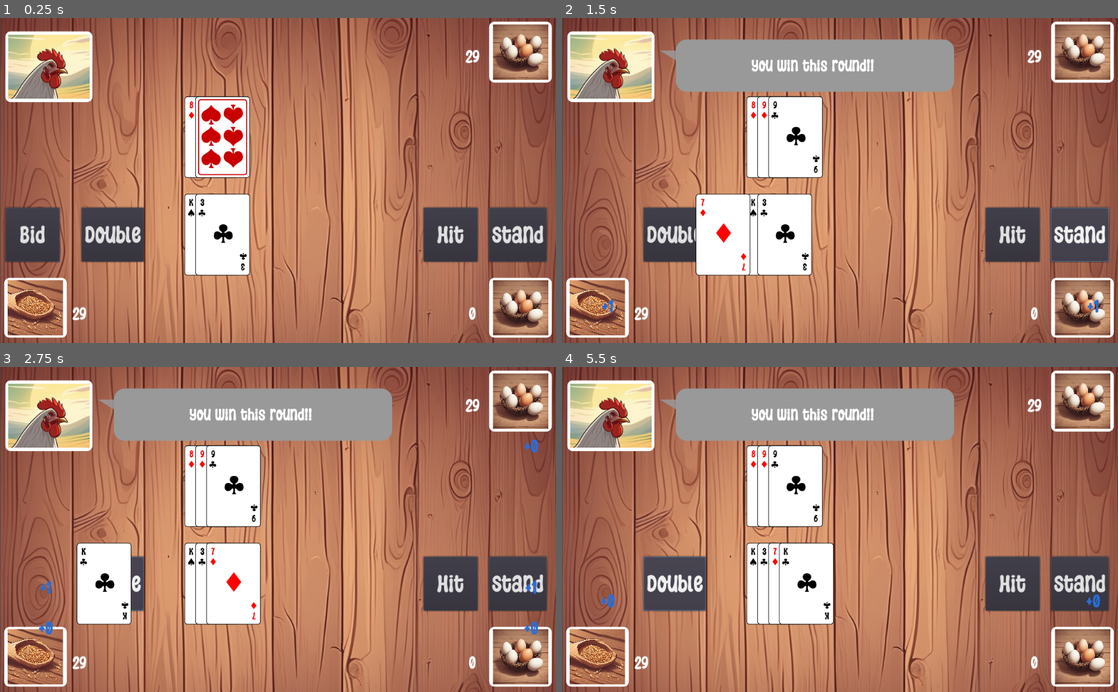
Above: before the commit, frames 1-4 (two rows, left to right).
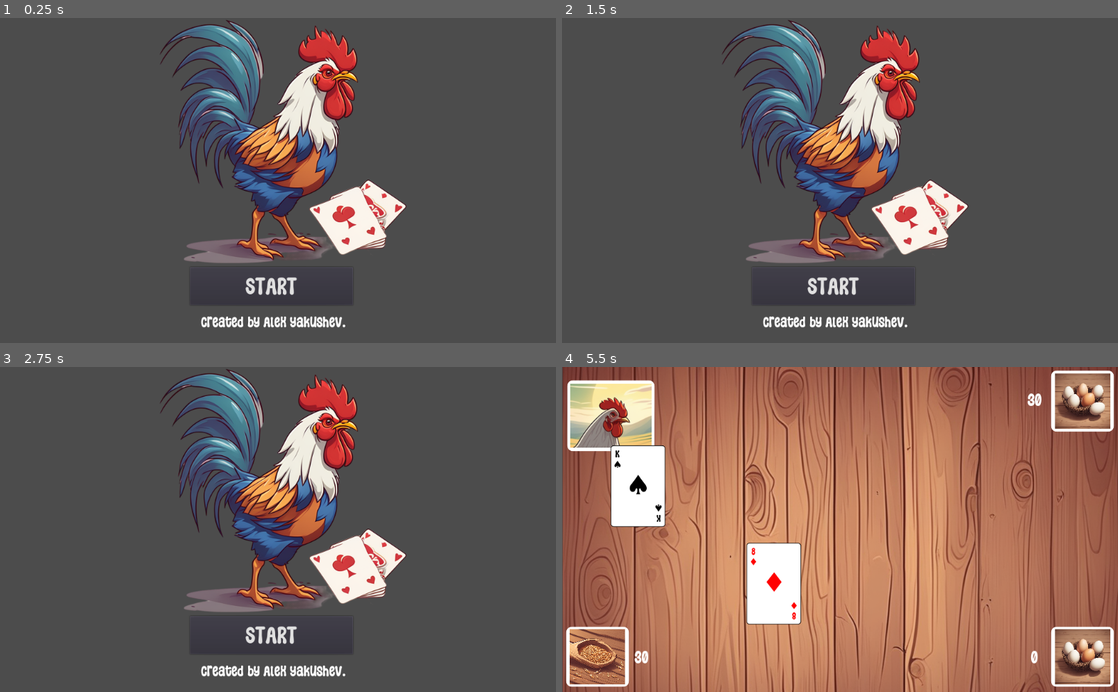
Above: after the commit, the same moments.

Repository: yakushev85/BlackJackWithChicken
Game: Godot game, scene res://StartScreen.tscn
The game is run twice, just before and just after one commit, with the same random seed, the same clock (stepped at 60 frames per second) and the same inputs. Before the commit the project starts from res://GameTable.tscn.
Inputs (mouse positions are in pixels of both pictures, inside the frame that each line leads up to):
- Up to frame 1 (0.25 s): no input
- Up to frame 2 (1.5 s): click (1012, 235) at 0.5 s, where only the run before the commit has a clickable "Hit"; click (1079, 235) at 1.25 s, where only the run before the commit has a clickable "Stand"
- Up to frame 3 (2.75 s): click (111, 584) at 2 s, where only the run before the commit has a clickable "Double"
- Up to frame 4 (5.5 s): click (834, 633) at 2.75 s, where only the run after the commit has a clickable "START"; click (1012, 584) at 3.5 s, where only the run before the commit has a clickable "Hit"; click (1079, 584) at 4.25 s, where only the run before the commit has a clickable "Stand"; click (673, 584) at 5 s, where only the run before the commit has a clickable "Double"

The runs differ from the first frame. In frame 1, 94% of the frame differs, in the area x 0-100%, y 0-100%; in frame 2, 96%; in frame 3, 96%; in frame 4, 22%.

Commit message:
add start screen, logic for animation queue

Diff:
--- a/app/GameTable.gd
+++ b/app/GameTable.gd
@@ -19,6 +19,8 @@
 
 var all_bids = []
 
+var do_array = []
+
 var chicken_bid_value = 0
 var player_bid_value = 0
 
@@ -31,22 +33,110 @@
 
 func _ready():
 	randomize()
-	$ControlsUI/SayBox.visible = false
+	$ControlsUI/SayBox.hide()
+	$ControlsUI/AllButtons.hide()
 	init_round()
 
 func init_round():
+	show_message("Let's play, human!")
 	is_first_turn = true
+	is_not_doubled = true
 	init_deck()
-	init_cards()
-	init_player_bids()
-	init_chicken_bids()
+
+	do_array = ["player_card:2", "chicken_card:2", "player_bid:2", "chicken_bid:2", "show_buttons:1"]
+	exec_do_array()
+
+
+func exec_do_array():
+	var exec_el = do_array.pop_front()
+
+	if exec_el == null:
+		return
+
+	var exec_el_params = str(exec_el).split(":")
+	var func_exec = exec_el_params[0]
+	var func_timeout = int(exec_el_params[1])
+
+	if func_exec == "player_card":
+		do_player_card()
+	elif func_exec == "chicken_card":
+		do_chicken_card()
+	elif func_exec == "player_bid":
+		do_player_bid()
+	elif func_exec == "chicken_bid":
+		do_chicken_bid()
+	elif func_exec == "chicken_turn":
+		do_chicken_turn()
+	elif func_exec == "show_buttons":
+		do_show_buttons()
+	else:
+		print("Unknown func in exec_array: ", func_exec)
+		return
+
+	$TimersGroup/GameStepTimer.wait_time = func_timeout
+	$TimersGroup/GameStepTimer.start()
+
+
+# **************************
+# start section for do funcs
+# **************************
+func do_player_bid():
+	add_bid($PlayerBidHolder, player_bid_value, player_bid_item_type)
+	player_grains = player_grains - 1
+	show_message_hint($ControlsUI/PlayerGrains, -1, false)
+	player_bid_value = player_bid_value + 1
 	update_values()
-	show_allbuttons()
-
-
-func show_allbuttons():
+
+
+func do_chicken_bid():
+	add_bid($ChickenBidHolder, chicken_bid_value, chicken_bid_item_type, -300)
+	chicken_eggs = chicken_eggs - 1
+	show_message_hint($ControlsUI/ChickenEggs, -1)
+	chicken_bid_value = chicken_bid_value + 1
+	update_values()
+
+
+func do_player_card():
+	player_cards.append(add_card($PlayerCardHolder, player_cards.size(), get_card_from_deck(), true))
+	player_cards[player_cards.size()-1].set_bstatus(false)
+
+
+func do_chicken_card():
+	chicken_cards.append(add_card($ChickenCardHolder, chicken_cards.size(), get_card_from_deck(), true))
+	chicken_cards[chicken_cards.size()-1].set_bstatus(false)
+
+
+func do_chicken_turn():
+	var player_card_sum = get_cards_sum(player_cards)
+	var chicken_card_sum = get_cards_sum(chicken_cards)
+
+	if chicken_card_sum < 0:
+		player_win_round()
+		return
+
+	if chicken_card_sum > 0 and chicken_card_sum < player_card_sum:
+		do_array.append("chicken_card:2")
+		do_array.append("chicken_turn:1")
+		return
+	else:
+		chicken_win_round()
+
+
+func do_show_buttons():
 	$ControlsUI/AllButtons.show()
-	$ControlsUI/AllButtons/BidButton.show()
+
+	if is_first_turn:
+		$ControlsUI/AllButtons/BidButton.show()
+	else:
+		$ControlsUI/AllButtons/BidButton.hide()
+
+	if is_not_doubled:
+		$ControlsUI/AllButtons/DoubleButton.show()
+	else:
+		$ControlsUI/AllButtons/DoubleButton.hide()
+# **************************
+# end section for do funcs
+# **************************
 
 
 func update_values():
@@ -92,15 +182,6 @@
 	return card
 
 
-func init_cards():
-	for i in range(2):
-		chicken_cards.append(add_card($ChickenCardHolder, i, get_card_from_deck()))
-		player_cards.append(add_card($PlayerCardHolder, i, get_card_from_deck()))
-		player_cards[i].set_bstatus(false)
-
-	chicken_cards[0].set_bstatus(false)
-
-
 func get_cards_sum(acards):
 	var asum = [0, ]
 
@@ -122,6 +203,7 @@
 			rsum = asum[i]
 
 	return rsum
+
 
 func add_bid(bid_holder, bid_index, bit_type, start_y=300):
 	var bid_item = bit_type.instance()
@@ -132,20 +214,6 @@
 	bid_item.move_to(Vector2(bid_item.position.x, 0))
 
 
-func init_player_bids():
-	player_bid_value = 0
-	add_bid($PlayerBidHolder, 0, player_bid_item_type)
-	player_grains = player_grains - 1
-	player_bid_value = player_bid_value + 1
-
-
-func init_chicken_bids():
-	chicken_bid_value = 0
-	add_bid($ChickenBidHolder, 0, chicken_bid_item_type, -300)
-	chicken_eggs = chicken_eggs - 1
-	chicken_bid_value = chicken_bid_value + 1
-
-
 func chicken_win_round():
 	chicken_eggs = chicken_eggs + chicken_bid_value
 	show_message_hint($ControlsUI/ChickenEggs, chicken_bid_value)
@@ -178,22 +246,6 @@
 	$TimersGroup/FinishRoundTimer.start()
 
 
-func chicken_turn():
-	chicken_cards[chicken_cards.size() - 1].set_bstatus(false)
-	var player_card_sum = get_cards_sum(player_cards)
-	var chicken_card_sum = get_cards_sum(chicken_cards)
-
-	while chicken_card_sum > 0 and chicken_card_sum < player_card_sum:
-		chicken_cards.append(add_card($ChickenCardHolder, chicken_cards.size(), get_card_from_deck()))
-		chicken_cards[chicken_cards.size()-1].set_bstatus(false)
-		chicken_card_sum = get_cards_sum(chicken_cards)
-
-	if chicken_card_sum < 0:
-		player_win_round()
-	else:
-		chicken_win_round()
-
-
 func _on_MessageTimer_timeout():
 	$ControlsUI/SayBox.visible = false
 
@@ -214,50 +266,39 @@
 
 func _on_BidButton_pressed():
 	if player_bid_value < max_bid_value and is_first_turn:
-		add_bid($PlayerBidHolder, player_bid_value, player_bid_item_type)
-		player_grains = player_grains - 1
-		show_message_hint($ControlsUI/PlayerGrains, -1, false)
-		player_bid_value = player_bid_value + 1
-		add_bid($ChickenBidHolder, chicken_bid_value, chicken_bid_item_type, -300)
-		chicken_eggs = chicken_eggs - 1
-		show_message_hint($ControlsUI/ChickenEggs, -1)
-		chicken_bid_value = chicken_bid_value + 1
-		update_values()
-		print("added bids ", player_bid_value, " : ", chicken_bid_value)
-		return
+		$ControlsUI/AllButtons.hide()
+
+		do_array = ["player_bid:2", "chicken_bid:2", "show_buttons:1"]
+		exec_do_array()
 
 
 func _on_DoubleButton_pressed():
 	if is_not_doubled and player_grains - player_bid_value > 0 and chicken_eggs - chicken_bid_value > 0:
-		add_bid($PlayerBidHolder, player_bid_value, player_bid_item_type)
-		player_grains = player_grains - player_bid_value
-		show_message_hint($ControlsUI/PlayerGrains, -player_bid_value, false)
-		player_bid_value = 2*player_bid_value
-		add_bid($ChickenBidHolder, chicken_bid_value, chicken_bid_item_type, -300)
-		chicken_eggs = chicken_eggs - chicken_bid_value
-		show_message_hint($ControlsUI/ChickenEggs, -chicken_bid_value)
-		chicken_bid_value = 2*chicken_bid_value
-		print("added bids ", player_bid_value, " : ", chicken_bid_value)
 		is_not_doubled = false
-		player_cards.append(add_card($PlayerCardHolder, player_cards.size(), get_card_from_deck(), true))
-		player_cards[player_cards.size()-1].set_bstatus(false)
-		chicken_turn()
-		return
+		$ControlsUI/AllButtons.hide()
+
+		for i in range(player_bid_value):
+			do_array.append_array(["player_bid:2", "chicken_bid:2"])
+
+		do_array.append_array(["player_card:2", "chicken_turn:2"])
+		exec_do_array()
 
 
 func _on_HitButton_pressed():
 	if get_cards_sum(player_cards) > 0:
 		is_first_turn = false
-		$ControlsUI/AllButtons/BidButton.hide()
-		player_cards.append(add_card($PlayerCardHolder, player_cards.size(), get_card_from_deck(), true))
-		player_cards[player_cards.size()-1].set_bstatus(false)
+		$ControlsUI/AllButtons.hide()
+		do_player_card()
 
 		if get_cards_sum(player_cards) < 0:
 			chicken_win_round()
+		else:
+			do_show_buttons()
 
 
 func _on_StandButton_pressed():
-	chicken_turn()
+	do_array = ["chicken_turn:1"]
+	exec_do_array()
 
 
 func show_message_hint(pobject, hvalue, vorientation=true):
@@ -271,3 +312,7 @@
 		grain_hint.set_heal_message("+" + str(hvalue))
 	else:
 		grain_hint.set_damage_message(str(hvalue))
+
+
+func _on_GameStepTimer_timeout():
+	exec_do_array()
--- a/app/GameTable.tscn
+++ b/app/GameTable.tscn
@@ -93,34 +93,31 @@
 
 [node name="ChickenEggsLabel" type="Label" parent="ControlsUI"]
 margin_left = 844.0
-margin_top = 30.0
+margin_top = 20.0
 margin_right = 897.0
-margin_bottom = 110.0
+margin_bottom = 100.0
 custom_fonts/font = SubResource( 1 )
-text = "30
-"
+text = "30"
 align = 1
 valign = 1
 
 [node name="PlayerEggsLabel" type="Label" parent="ControlsUI"]
 margin_left = 844.0
-margin_top = 505.0
+margin_top = 495.0
 margin_right = 897.0
-margin_bottom = 585.0
+margin_bottom = 575.0
 custom_fonts/font = SubResource( 1 )
-text = "0
-"
+text = "0"
 align = 1
 valign = 1
 
 [node name="PlayerGrainsLabel" type="Label" parent="ControlsUI"]
 margin_left = 120.0
-margin_top = 505.0
+margin_top = 495.0
 margin_right = 173.0
-margin_bottom = 585.0
+margin_bottom = 575.0
 custom_fonts/font = SubResource( 1 )
-text = "30
-"
+text = "30"
 align = 1
 valign = 1
 
@@ -183,6 +180,9 @@
 wait_time = 5.0
 one_shot = true
 
+[node name="GameStepTimer" type="Timer" parent="TimersGroup"]
+one_shot = true
+
 [node name="MessageHintHolder" type="Node2D" parent="."]
 
 [connection signal="pressed" from="ControlsUI/AllButtons/HitButton" to="." method="_on_HitButton_pressed"]
@@ -191,3 +191,4 @@
 [connection signal="pressed" from="ControlsUI/AllButtons/DoubleButton" to="." method="_on_DoubleButton_pressed"]
 [connection signal="timeout" from="TimersGroup/MessageTimer" to="." method="_on_MessageTimer_timeout"]
 [connection signal="timeout" from="TimersGroup/FinishRoundTimer" to="." method="_on_FinishRoundTimer_timeout"]
+[connection signal="timeout" from="TimersGroup/GameStepTimer" to="." method="_on_GameStepTimer_timeout"]
--- /dev/null
+++ b/app/StartButton.gd
@@ -0,0 +1,5 @@
+extends Button
+
+
+func _on_StartButton_pressed():
+	get_tree().change_scene("res://GameTable.tscn")
--- /dev/null
+++ b/app/StartScreen.tscn
@@ -0,0 +1,42 @@
+[gd_scene load_steps=6 format=2]
+
+[ext_resource path="res://assets/bg/start_screen.png" type="Texture" id=1]
+[ext_resource path="res://assets/fonts/WigglyCurvesRegular.ttf" type="DynamicFontData" id=2]
+[ext_resource path="res://StartButton.gd" type="Script" id=3]
+
+[sub_resource type="DynamicFont" id=1]
+size = 40
+font_data = ExtResource( 2 )
+
+[sub_resource type="DynamicFont" id=2]
+size = 25
+font_data = ExtResource( 2 )
+
+[node name="StartScreen" type="Node2D"]
+
+[node name="Sprite" type="Sprite" parent="."]
+position = Vector2( 525, 231 )
+scale = Vector2( 0.5, 0.5 )
+texture = ExtResource( 1 )
+
+[node name="StartButton" type="Button" parent="."]
+margin_left = 350.0
+margin_top = 460.0
+margin_right = 650.0
+margin_bottom = 530.0
+custom_fonts/font = SubResource( 1 )
+text = "START"
+icon_align = 1
+script = ExtResource( 3 )
+
+[node name="CreatedByLabel" type="Label" parent="."]
+margin_left = 370.0
+margin_top = 550.0
+margin_right = 637.0
+margin_bottom = 572.0
+custom_fonts/font = SubResource( 2 )
+text = "Created by Alex Yakushev."
+align = 1
+valign = 1
+
+[connection signal="pressed" from="StartButton" to="StartButton" method="_on_StartButton_pressed"]
--- a/app/project.godot
+++ b/app/project.godot
@@ -11,7 +11,7 @@
 [application]
 
 config/name="BlackJack with Chicken"
-run/main_scene="res://GameTable.tscn"
+run/main_scene="res://StartScreen.tscn"
 config/icon="res://icon.png"
 
 [gui]
Binary file added: app/assets/bg/start_screen.png
Not shown, added: app/assets/bg/start_screen.png.import
